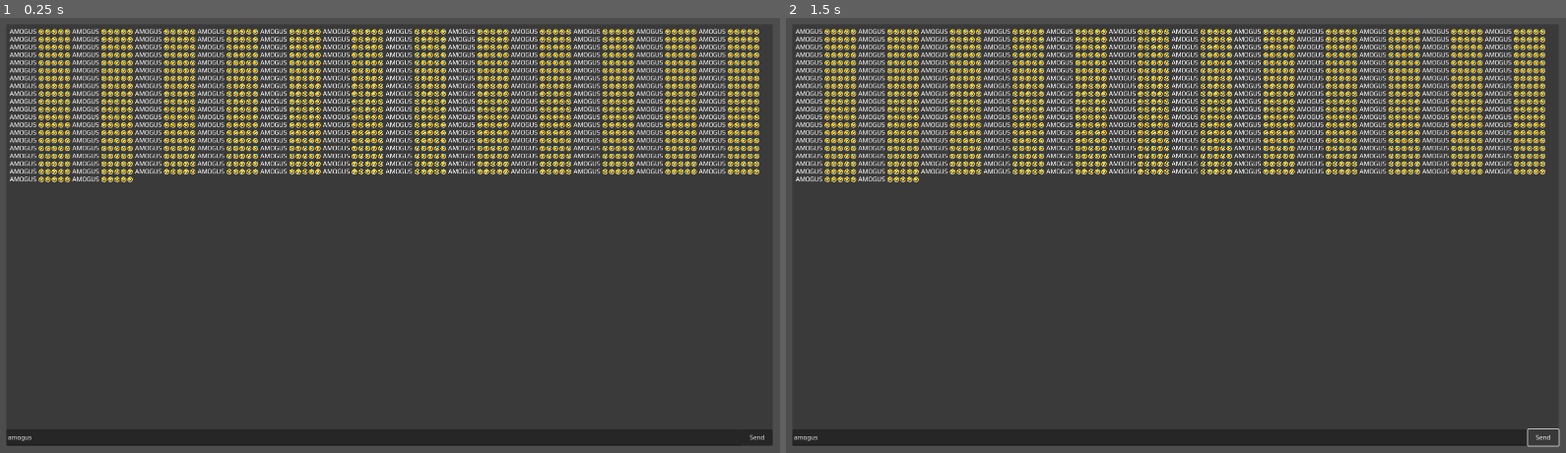
Above: before the commit, frames 1-2 (left to right).
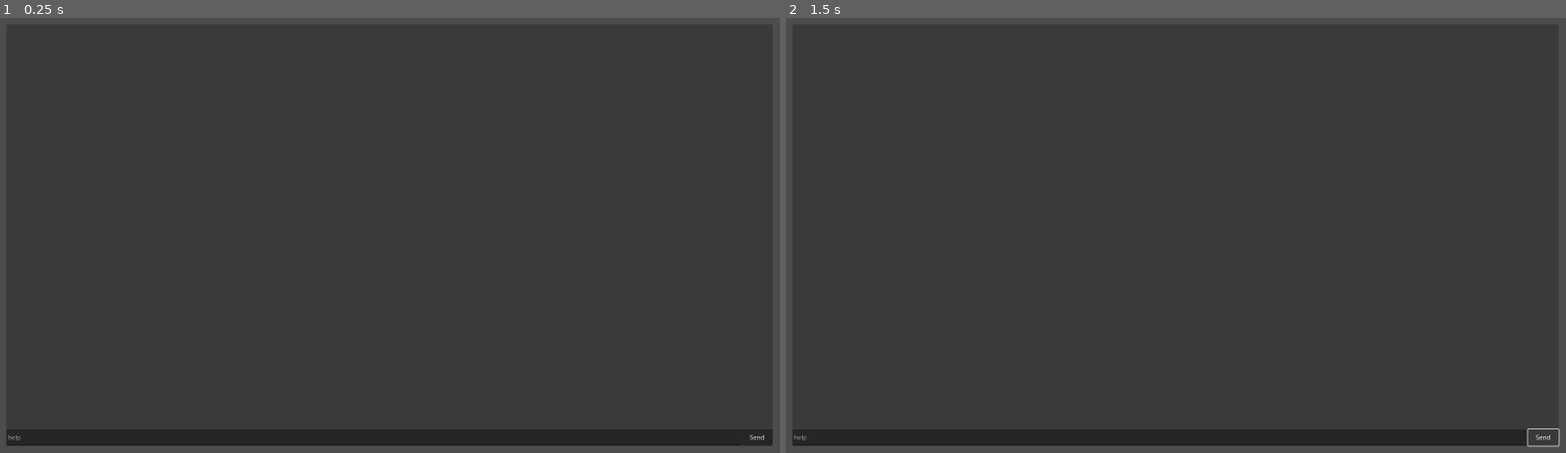
Above: after the commit, the same moments.

Repository: DaDescriptor/communicator
Game: Godot game, scene res://main.tscn
The game is run twice, just before and just after one commit, with the same random seed, the same clock (stepped at 60 frames per second) and the same inputs. Before the commit the project starts from res://Dconsole/Console.tscn.
Inputs:
- Up to frame 1 (0.25 s): no input
- Up to frame 2 (1.5 s): click "Send" at 0.5 s; click "Send" at 1.25 s

The runs differ from the first frame. In frame 1, 16% of the frame differs, in the area x 1-98%, y 2-98%; in frame 2, 16%.

Commit message:
added function to open/close the console added main scene

Diff:
--- a/Dconsole/Console.gd
+++ b/Dconsole/Console.gd
@@ -1,13 +1,39 @@
 # Console.gd
 # root node for Dconsole, provides an API to interact with the console
 
-class_name Console extends Panel
+class_name Console
+extends Panel
 
-signal on_send(input: String)
+signal on_send(command: String, arguments: Array, raw_input: String)
 
-@onready var send: Button = $Send
-@onready var output: VBoxContainer = $Output/VBoxContainer
-@onready var input: LineEdit = $Command/LineEdit
+@onready var sendButton: Button = $Send
+@onready var outputContainer: VBoxContainer = $Output/VBoxContainer
+@onready var inputLine: LineEdit = $Command/LineEdit
+@onready var textTemplate = load("res://Dconsole/output.tscn")
 
 func _ready():
-	on_send.emit("Hello, World!")
+	print("KILL ME PLEASE")
+	sendButton.connect('pressed', _send)
+
+func output(text: String):
+	print(text)
+
+	var textInstance = textTemplate.instantiate() # create a new log message
+	textInstance.reparent(outputContainer) # move it to the VBoxContainer
+	textInstance.text = text # write text passed in
+
+func _send():
+	var input = inputLine.text
+	print(">>> "+input)
+	output(">>> "+input) # log command written by user
+
+
+
+	on_send.emit(input) # emit send signal to note other scripts
+
+func toggle_visibility(is_visible: bool = !visible):
+	visible = is_visible
+
+func _process(_delta):
+	if Input.is_action_just_pressed("open_console"):
+		toggle_visibility()
--- a/Dconsole/Console.tscn
+++ b/Dconsole/Console.tscn
@@ -1,7 +1,6 @@
-[gd_scene load_steps=3 format=3 uid="uid://dscskernxtv62"]
+[gd_scene load_steps=2 format=3 uid="uid://dscskernxtv62"]
 
 [ext_resource type="Theme" uid="uid://bposr27pi0igx" path="res://theme.tres" id="2_pegn1"]
-[ext_resource type="PackedScene" uid="uid://djne12sgkk4iv" path="res://Dconsole/output.tscn" id="2_pgn4m"]
 
 [node name="Console" type="Panel"]
 self_modulate = Color(1, 1, 1, 0.619608)
@@ -36,7 +35,7 @@
 size_flags_horizontal = 3
 size_flags_vertical = 3
 theme = ExtResource("2_pegn1")
-text = "amogus "
+placeholder_text = "help"
 expand_to_text_length = true
 caret_blink = true
 
@@ -69,6 +68,3 @@
 layout_mode = 2
 size_flags_horizontal = 3
 size_flags_vertical = 3
-
-[node name="RichTextLabel" parent="Output/VBoxContainer" instance=ExtResource("2_pgn4m")]
-layout_mode = 2
--- /dev/null
+++ b/main.tscn
@@ -0,0 +1,14 @@
+[gd_scene load_steps=2 format=3 uid="uid://mwr8jkcf600g"]
+
+[ext_resource type="PackedScene" uid="uid://dscskernxtv62" path="res://Dconsole/Console.tscn" id="1_xlu8p"]
+
+[node name="Main" type="Control"]
+layout_mode = 3
+anchors_preset = 15
+anchor_right = 1.0
+anchor_bottom = 1.0
+grow_horizontal = 2
+grow_vertical = 2
+
+[node name="Console" parent="." instance=ExtResource("1_xlu8p")]
+layout_mode = 1
--- a/project.godot
+++ b/project.godot
@@ -11,7 +11,7 @@
 [application]
 
 config/name="Communicator"
-run/main_scene="res://Dconsole/Console.tscn"
+run/main_scene="res://main.tscn"
 config/features=PackedStringArray("4.2", "Mobile")
 config/icon="res://icon.svg"
 
Not shown: 2 places in theme.tres that only renumber resources
